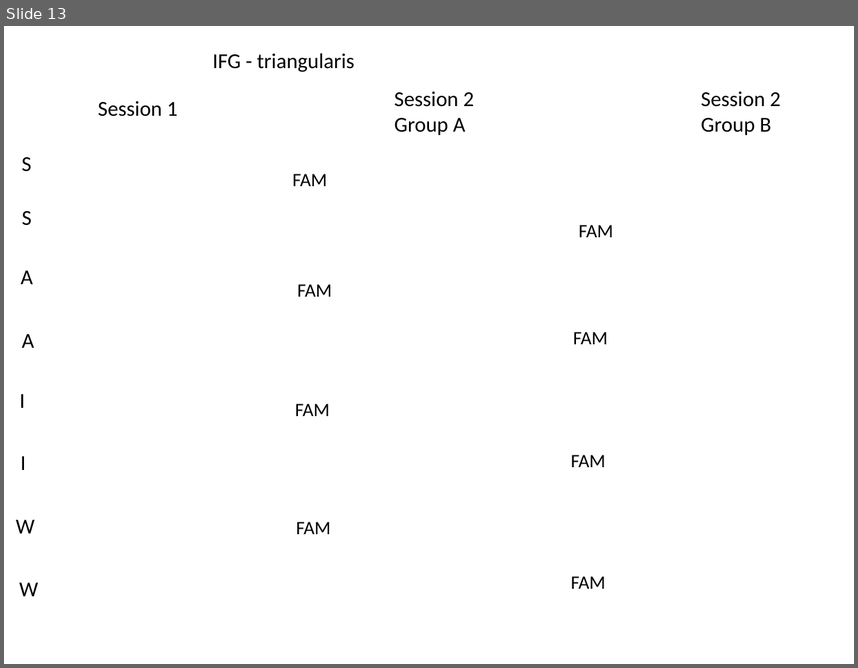
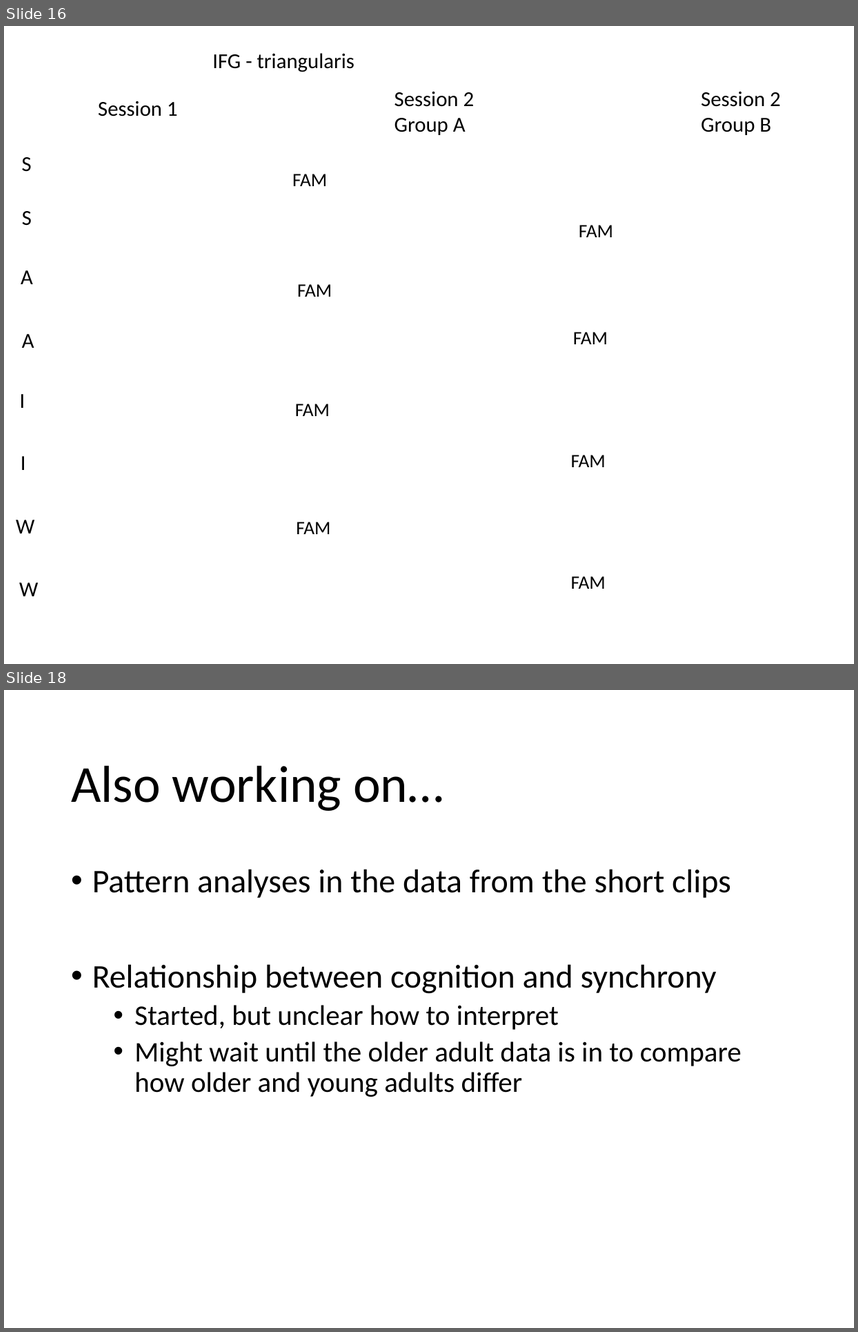
Before and after one commit to asternin/PhDProject, a slide deck: Meetings/2019.04.24-ISCSummary-JessAdrianBobbyMeeting.pptx. Shown one above the other, each under a label of ours: slide 13 before the commit, slides 16 and 18 after it; the slides between them are not shown. The pictures are 858x668 and 858x1332 pixels, drawn with LibreOffice and Linux fonts; fonts in the diff are those of the drawing; background and template pictures are left out. Boxes give left, top, right and bottom in pixels: in the first picture for what was removed or moved away, otherwise in the second. Text is boxed around its words. In the diff, an @@ line names an element or a change of style, - is before the commit and + after.

```diff
--- a/Meetings/2019.04.24-ISCSummary-JessAdrianBobbyMeeting.pptx
+++ b/Meetings/2019.04.24-ISCSummary-JessAdrianBobbyMeeting.pptx
@@ slide 18 added at [4, 690, 854, 1328], background #FFFFFF @@
@@ title added at [71, 765, 444, 811], 44 pt, text #000000 @@
+Also working on…
@@ text added at [92, 869, 742, 1096], 24 pt, text #000000 @@
+• Pattern analyses in the data from the short clips
+• Relationship between cognition and synchrony
+  • Started, but unclear how to interpret
+  • Might wait until the older adult data is in to compare how older and young adults differ
@@ what was slide 13 is now slide 16 @@
```
Also in this commit, not shown: 6 slides changed, 4 other slides added, 2 slides removed, 2 other files.
